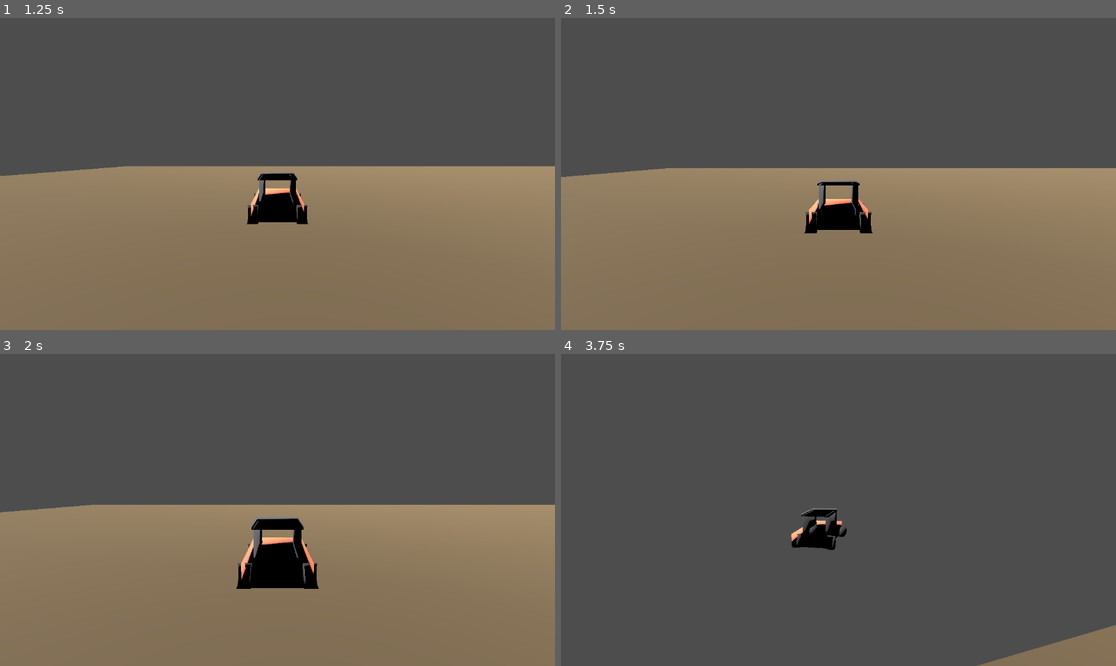
Above: before the commit, frames 1-4 (two rows, left to right).
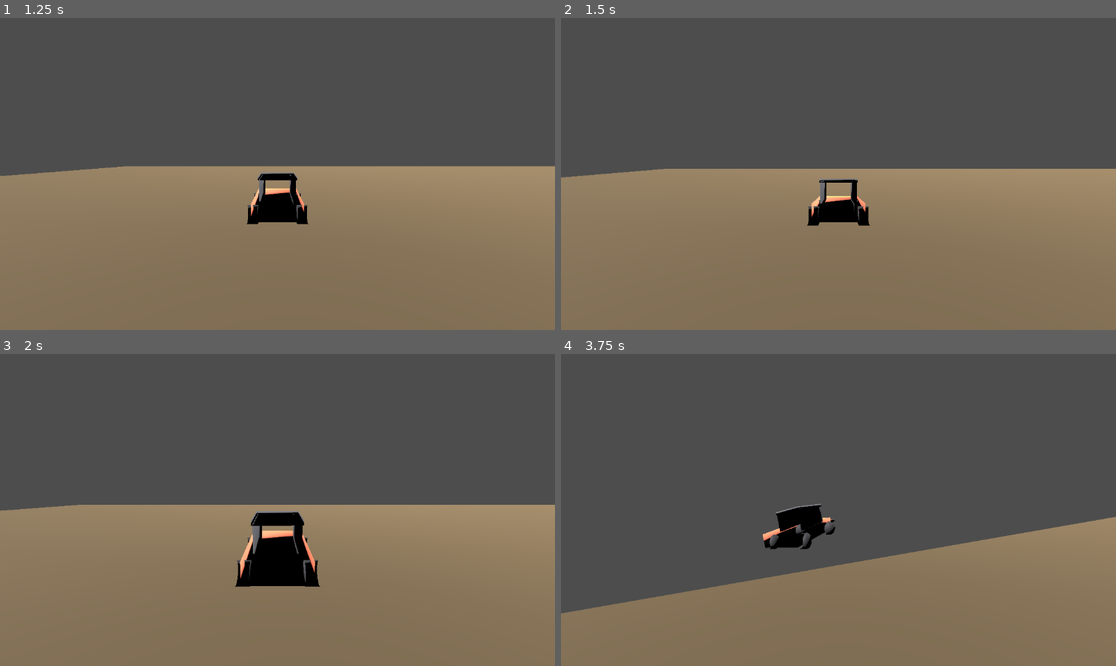
Above: after the commit, the same moments.

Repository: YotsuBotfds/trailhead
Game: Godot game, scene res://scenes/flat_plane.tscn
Same seed, same stepped clock (60 frames per second), same inputs: the game is played once before the commit and once after it.
Inputs:
- Up to frame 1 (1.25 s): hold R (self_right) from 0.53 s (still down); hold W (throttle) from 0.53 s (still down)
- Up to frame 2 (1.5 s): release R (self_right) at 1.28 s; release W (throttle) at 1.28 s; hold S (brake) from 1.28 s (still down); tap C (cam_toggle) at 1.35 s
- Up to frame 3 (2 s): keep holding S (brake); tap W (throttle) at 1.55 s
- Up to frame 4 (3.75 s): release S (brake) at 2.03 s; hold R (self_right) 2.03-2.78 s; hold W (throttle) 2.03-2.78 s; hold Up 2.78-3.53 s; tap M at 2.85 s; tap W (throttle) at 3.05 s; hold A (steer_left) from 3.53 s (still down); hold W (throttle) from 3.53 s (still down); tap N at 3.6 s

Frame 1 is identical in both runs. In frame 2, 1.0% of the frame differs, in the area x 1-100%, y 48-70%; in frame 3, 1.2%; in frame 4, 32%, in the area x 0-100%, y 47-100%.

Commit message:
Add reverse drive fixture

Diff:
--- a/autoload/game_config.gd
+++ b/autoload/game_config.gd
@@ -163,6 +163,11 @@
 var wheelie_probe_throttle: float = 1.0
 var wheelie_min_peak_pitch_deg: float = 8.0
 var wheelie_min_front_air_rear_contact_ticks: int = 6
+var reverse_probe_ticks: int = 90
+var reverse_probe_throttle: float = -0.65
+var reverse_probe_forward_epsilon: float = 0.001
+var reverse_min_ticks: int = 70
+var reverse_min_distance: float = 0.45
 var log_ramp_probe_ticks: int = 90
 var log_ramp_probe_target: Vector3 = Vector3(2.25, 0.0, -0.25)
 var log_ramp_probe_throttle: float = 0.82
--- a/project.godot
+++ b/project.godot
@@ -28,6 +28,12 @@
 "deadzone": 0.2,
 "events": []
 }
+reverse={
+"deadzone": 0.2,
+"events": [Object(InputEventKey,"resource_local_to_scene":false,"resource_name":"","device":-1,"window_id":0,"alt_pressed":false,"shift_pressed":false,"ctrl_pressed":false,"meta_pressed":false,"pressed":false,"keycode":0,"physical_keycode":83,"key_label":0,"unicode":115,"location":0,"echo":false,"script":null)
+, Object(InputEventKey,"resource_local_to_scene":false,"resource_name":"","device":-1,"window_id":0,"alt_pressed":false,"shift_pressed":false,"ctrl_pressed":false,"meta_pressed":false,"pressed":false,"keycode":4194322,"physical_keycode":0,"key_label":0,"unicode":0,"location":0,"echo":false,"script":null)
+]
+}
 steer_left={
 "deadzone": 0.2,
 "events": []
--- a/systems/render/cedar_hollow_host.gd
+++ b/systems/render/cedar_hollow_host.gd
@@ -65,6 +65,7 @@
 func _ensure_default_input_map() -> void:
 	_ensure_action(&"throttle", [KEY_W, KEY_UP])
 	_ensure_action(&"brake", [KEY_S, KEY_DOWN])
+	_ensure_action(&"reverse", [KEY_S, KEY_DOWN])
 	_ensure_action(&"steer_left", [KEY_A, KEY_LEFT])
 	_ensure_action(&"steer_right", [KEY_D, KEY_RIGHT])
 	_ensure_action(&"ebrake", [KEY_SPACE])
@@ -166,10 +167,15 @@
 
 
 func _update_vehicle_input() -> void:
-	var throttle: float = Input.get_action_strength("throttle")
-	var brake: float = Input.get_action_strength("brake")
+	var forward_throttle: float = Input.get_action_strength("throttle")
+	var reverse_throttle: float = Input.get_action_strength("reverse")
+	var brake_action: float = Input.get_action_strength("brake")
+	var throttle: float = forward_throttle - reverse_throttle
+	var brake: float = 0.0
+	if forward_throttle > 0.0 or reverse_throttle <= 0.0:
+		brake = brake_action
 	var steer: float = Input.get_action_strength("steer_right") - Input.get_action_strength("steer_left")
-	_vehicle_input.set("throttle", throttle)
+	_vehicle_input.set("throttle", clampf(throttle, -1.0, 1.0))
 	_vehicle_input.set("brake", brake)
 	_vehicle_input.set("steer", clampf(steer, -1.0, 1.0))
 	_vehicle_input.set("ebrake", Input.is_action_pressed("ebrake"))
--- a/systems/render/flat_plane_host.gd
+++ b/systems/render/flat_plane_host.gd
@@ -36,6 +36,7 @@
 func _ensure_default_input_map() -> void:
 	_ensure_action(&"throttle", [KEY_W, KEY_UP])
 	_ensure_action(&"brake", [KEY_S, KEY_DOWN])
+	_ensure_action(&"reverse", [KEY_S, KEY_DOWN])
 	_ensure_action(&"steer_left", [KEY_A, KEY_LEFT])
 	_ensure_action(&"steer_right", [KEY_D, KEY_RIGHT])
 	_ensure_action(&"ebrake", [KEY_SPACE])
@@ -104,10 +105,15 @@
 
 
 func _update_vehicle_input() -> void:
-	var throttle: float = Input.get_action_strength("throttle")
-	var brake: float = Input.get_action_strength("brake")
+	var forward_throttle: float = Input.get_action_strength("throttle")
+	var reverse_throttle: float = Input.get_action_strength("reverse")
+	var brake_action: float = Input.get_action_strength("brake")
+	var throttle: float = forward_throttle - reverse_throttle
+	var brake: float = 0.0
+	if forward_throttle > 0.0 or reverse_throttle <= 0.0:
+		brake = brake_action
 	var steer: float = Input.get_action_strength("steer_right") - Input.get_action_strength("steer_left")
-	_vehicle_input.set("throttle", throttle)
+	_vehicle_input.set("throttle", clampf(throttle, -1.0, 1.0))
 	_vehicle_input.set("brake", brake)
 	_vehicle_input.set("steer", clampf(steer, -1.0, 1.0))
 	_vehicle_input.set("ebrake", Input.is_action_pressed("ebrake"))
--- a/systems/sim/controllers/scripted_feel_controller.gd
+++ b/systems/sim/controllers/scripted_feel_controller.gd
@@ -20,6 +20,8 @@
 		_fill_ebrake_drift(input)
 	elif scenario_id == "launch_wheelie":
 		_fill_launch_wheelie(input)
+	elif scenario_id == "reverse_drive":
+		_fill_reverse_drive(input)
 	elif scenario_id == "surface_sweep":
 		_fill_surface_sweep(input)
 	elif scenario_id == "log_ramp":
@@ -61,6 +63,14 @@
 		_done = true
 
 
+func _fill_reverse_drive(input: RefCounted) -> void:
+	if _tick < GameConfig.reverse_probe_ticks:
+		input.set("throttle", GameConfig.reverse_probe_throttle)
+	else:
+		input.set("brake", GameConfig.scripted_stop_brake)
+		_done = true
+
+
 func _fill_surface_sweep(input: RefCounted) -> void:
 	if _tick < GameConfig.surface_probe_ticks:
 		input.set("throttle", GameConfig.surface_probe_throttle)
--- a/systems/sim/sim_runner.gd
+++ b/systems/sim/sim_runner.gd
@@ -48,6 +48,8 @@
 var _min_progress_window: float = 999999.0
 var _started_flipped: bool = false
 var _self_right_input_count: int = 0
+var _initial_position: Vector3 = Vector3.ZERO
+var _initial_forward: Vector3 = Vector3.FORWARD
 var _initial_heading_deg: float = 0.0
 var _self_right_heading_error_deg: float = 999999.0
 var _self_right_heading_captured: bool = false
@@ -59,6 +61,9 @@
 var _max_speed: float = 0.0
 var _previous_speed: float = 0.0
 var _ebrake_ticks: int = 0
+var _reverse_ticks: int = 0
+var _min_initial_forward_displacement: float = 999999.0
+var _max_reverse_distance: float = 0.0
 var _front_air_rear_contact_ticks: int = 0
 var _surface_event_count: int = 0
 var _landmark_event_count: int = 0
@@ -134,7 +139,10 @@
 	_vehicle.call("reset_to", _spawn_transform(_spawn_id))
 	var initial_state: RefCounted = _vehicle.call("get_state")
 	_started_flipped = bool(initial_state.get("is_flipped"))
-	_initial_heading_deg = _heading_deg(initial_state.get("basis"))
+	var initial_basis: Basis = initial_state.get("basis")
+	_initial_position = initial_state.get("position")
+	_initial_forward = _horizontal_forward(initial_basis)
+	_initial_heading_deg = _heading_deg(initial_basis)
 	_controller = _make_controller(_controller_id)
 	if _controller == null:
 		if _controller_config_error != "":
@@ -293,11 +301,13 @@
 	var speed_delta: float = speed - _previous_speed
 	var slip_angle_deg: float = _slip_angle_deg(state_basis, state_velocity)
 	var yaw_rate: float = state_angular_velocity.dot(Vector3.UP)
+	var input_throttle: float = float(input.get("throttle"))
 	var wheel_contact: Array = state.get("wheel_contact")
 	var wheel_surface: Array = state.get("wheel_surface")
 	var surface_id: StringName = _dominant_surface_from_array(wheel_surface)
 	var front_contact_count: int = _contact_count(wheel_contact, 0, 2)
 	var rear_contact_count: int = _contact_count(wheel_contact, 2, 4)
+	var initial_forward_displacement: float = (state_position - _initial_position).dot(_initial_forward)
 	var row: Dictionary = {
 		"tick": _tick,
 		"position": _vec3_to_array(state_position),
@@ -308,6 +318,7 @@
 		"roll_deg": roll_deg,
 		"speed": speed,
 		"speed_delta": speed_delta,
+		"initial_forward_displacement": initial_forward_displacement,
 		"slip_angle_deg": slip_angle_deg,
 		"wheel_contact_count": front_contact_count + rear_contact_count,
 		"front_contact_count": front_contact_count,
@@ -318,7 +329,7 @@
 		"on_ground": bool(state.get("on_ground")),
 		"is_flipped": bool(state.get("is_flipped")),
 		"input": {
-			"throttle": float(input.get("throttle")),
+			"throttle": input_throttle,
 			"steer": float(input.get("steer")),
 			"brake": float(input.get("brake")),
 			"ebrake": bool(input.get("ebrake")),
@@ -333,6 +344,10 @@
 		_self_right_heading_captured = true
 	if bool(input.get("ebrake")):
 		_ebrake_ticks += 1
+	if input_throttle < 0.0:
+		_reverse_ticks += 1
+	_min_initial_forward_displacement = minf(_min_initial_forward_displacement, initial_forward_displacement)
+	_max_reverse_distance = maxf(_max_reverse_distance, -initial_forward_displacement)
 	if front_contact_count == 0 and rear_contact_count > 0:
 		_front_air_rear_contact_ticks += 1
 	_max_abs_slip_angle_deg = maxf(_max_abs_slip_angle_deg, absf(slip_angle_deg))
@@ -480,6 +495,9 @@
 			"max_abs_yaw_rate": _max_abs_yaw_rate,
 			"max_speed": _max_speed,
 			"ebrake_ticks": _ebrake_ticks,
+			"reverse_ticks": _reverse_ticks,
+			"min_initial_forward_displacement": _min_initial_forward_displacement if _min_initial_forward_displacement < 999998.0 else null,
+			"max_reverse_distance": _max_reverse_distance,
 			"front_air_rear_contact_ticks": _front_air_rear_contact_ticks,
 			"surface_event_count": _surface_event_count,
 			"last_surface_event": String(_last_surface_event),
@@ -566,6 +584,8 @@
 		return _max_abs_slip_angle_deg >= GameConfig.drift_min_peak_slip_angle_deg and _max_abs_yaw_rate >= GameConfig.drift_min_yaw_rate and _ebrake_ticks >= GameConfig.drift_min_ebrake_ticks and _max_speed >= GameConfig.drift_min_speed
 	if _scenario_id == "launch_wheelie":
 		return _max_pitch_deg >= GameConfig.wheelie_min_peak_pitch_deg and _front_air_rear_contact_ticks >= GameConfig.wheelie_min_front_air_rear_contact_ticks and _max_flipped_ticks_seen == 0
+	if _scenario_id == "reverse_drive":
+		return _reverse_ticks >= GameConfig.reverse_min_ticks and _max_reverse_distance >= GameConfig.reverse_min_distance
 	if _scenario_id == "surface_sweep":
 		return _surface_sweep_predicate_passed()
 	if _scenario_id == "log_ramp":
@@ -626,12 +646,16 @@
 	return rad_to_deg(forward_flat.angle_to(velocity_flat)) * sign
 
 
-func _heading_deg(basis: Basis) -> float:
+func _horizontal_forward(basis: Basis) -> Vector3:
 	var forward: Vector3 = -basis.z
 	forward.y = 0.0
-	if forward.length() <= 0.001:
-		return 0.0
-	forward = forward.normalized()
+	if forward.length() <= GameConfig.reverse_probe_forward_epsilon:
+		return Vector3.FORWARD
+	return forward.normalized()
+
+
+func _heading_deg(basis: Basis) -> float:
+	var forward: Vector3 = _horizontal_forward(basis)
 	return rad_to_deg(atan2(forward.x, -forward.z))
 
 
--- a/tools/cedar_visual_inspector.gd
+++ b/tools/cedar_visual_inspector.gd
@@ -221,6 +221,7 @@
 		_inspect_hud_defaults(hud)
 	_inspect_render_toggles(_scene_root, chase_camera, orbit_camera, fpv_camera, world_environment, sun, hud)
 	_inspect_input_map()
+	_inspect_reverse_input_output(_scene_root, "Cedar host")
 	_finish()
 
 
@@ -893,6 +894,7 @@
 func _inspect_input_map() -> void:
 	_require_input_action_keys(&"throttle", [KEY_W, KEY_UP])
 	_require_input_action_keys(&"brake", [KEY_S, KEY_DOWN])
+	_require_input_action_keys(&"reverse", [KEY_S, KEY_DOWN])
 	_require_input_action_keys(&"steer_left", [KEY_A, KEY_LEFT])
 	_require_input_action_keys(&"steer_right", [KEY_D, KEY_RIGHT])
 	_require_input_action_keys(&"ebrake", [KEY_SPACE])
@@ -911,10 +913,46 @@
 	for event in InputMap.action_get_events(action_string):
 		var key_event: InputEventKey = event as InputEventKey
 		if key_event != null:
-			observed_keycodes.append(key_event.physical_keycode)
+			if key_event.physical_keycode != 0:
+				observed_keycodes.append(key_event.physical_keycode)
+			if key_event.keycode != 0:
+				observed_keycodes.append(key_event.keycode)
 	for keycode in expected_keycodes:
 		if not observed_keycodes.has(keycode):
 			_errors.append("InputMap action " + action_string + " missing keycode " + str(keycode))
+
+
+func _inspect_reverse_input_output(host: Node, context: String) -> void:
+	if host == null:
+		return
+	var vehicle_input: RefCounted = host.get("_vehicle_input") as RefCounted
+	if vehicle_input == null:
+		_errors.append(context + " should expose vehicle input for reverse inspection")
+		return
+	Input.action_press(&"brake", 1.0)
+	Input.action_press(&"reverse", 1.0)
+	host.call("_update_vehicle_input")
+	var reverse_throttle: float = float(vehicle_input.get("throttle"))
+	var reverse_brake: float = float(vehicle_input.get("brake"))
+	Input.action_release(&"reverse")
+	Input.action_release(&"brake")
+	if reverse_throttle >= -0.99:
+		_errors.append(context + " reverse action should produce negative throttle, got " + str(reverse_throttle))
+	if reverse_brake > FLOAT_EPSILON:
+		_errors.append(context + " should not apply brake damping during pure reverse, got " + str(reverse_brake))
+	Input.action_press(&"throttle", 1.0)
+	Input.action_press(&"brake", 1.0)
+	Input.action_press(&"reverse", 1.0)
+	host.call("_update_vehicle_input")
+	var opposed_throttle: float = float(vehicle_input.get("throttle"))
+	var opposed_brake: float = float(vehicle_input.get("brake"))
+	Input.action_release(&"reverse")
+	Input.action_release(&"brake")
+	Input.action_release(&"throttle")
+	if absf(opposed_throttle) > FLOAT_EPSILON:
+		_errors.append(context + " opposed forward/reverse should neutralize throttle, got " + str(opposed_throttle))
+	if opposed_brake < 0.99:
+		_errors.append(context + " opposed forward/reverse should apply brake, got " + str(opposed_brake))
 
 
 func _inspect_hud_defaults(hud: Node) -> void:
--- a/tools/flat_visual_inspector.gd
+++ b/tools/flat_visual_inspector.gd
@@ -26,6 +26,7 @@
 	var chase_camera: Camera3D = _require_node(_scene_root, "ChaseCamera") as Camera3D
 	_inspect_chase_camera(vehicle, chase_camera)
 	_inspect_input_map()
+	_inspect_reverse_input_output(_scene_root, "flat host")
 	_require_node(_scene_root, "SurfaceMap")
 	_require_node(_scene_root, "Sun")
 	_finish()
@@ -133,6 +134,7 @@
 func _inspect_input_map() -> void:
 	_require_input_action_keys(&"throttle", [KEY_W, KEY_UP])
 	_require_input_action_keys(&"brake", [KEY_S, KEY_DOWN])
+	_require_input_action_keys(&"reverse", [KEY_S, KEY_DOWN])
 	_require_input_action_keys(&"steer_left", [KEY_A, KEY_LEFT])
 	_require_input_action_keys(&"steer_right", [KEY_D, KEY_RIGHT])
 	_require_input_action_keys(&"ebrake", [KEY_SPACE])
@@ -149,10 +151,46 @@
 	for event in InputMap.action_get_events(action_string):
 		var key_event: InputEventKey = event as InputEventKey
 		if key_event != null:
-			observed_keycodes.append(key_event.physical_keycode)
+			if key_event.physical_keycode != 0:
+				observed_keycodes.append(key_event.physical_keycode)
+			if key_event.keycode != 0:
+				observed_keycodes.append(key_event.keycode)
 	for keycode in expected_keycodes:
 		if not observed_keycodes.has(keycode):
 			_errors.append("InputMap action " + action_string + " missing keycode " + str(keycode))
+
+
+func _inspect_reverse_input_output(host: Node, context: String) -> void:
+	if host == null:
+		return
+	var vehicle_input: RefCounted = host.get("_vehicle_input") as RefCounted
+	if vehicle_input == null:
+		_errors.append(context + " should expose vehicle input for reverse inspection")
+		return
+	Input.action_press(&"brake", 1.0)
+	Input.action_press(&"reverse", 1.0)
+	host.call("_update_vehicle_input")
+	var reverse_throttle: float = float(vehicle_input.get("throttle"))
+	var reverse_brake: float = float(vehicle_input.get("brake"))
+	Input.action_release(&"reverse")
+	Input.action_release(&"brake")
+	if reverse_throttle >= -0.99:
+		_errors.append(context + " reverse action should produce negative throttle, got " + str(reverse_throttle))
+	if reverse_brake > FLOAT_EPSILON:
+		_errors.append(context + " should not apply brake damping during pure reverse, got " + str(reverse_brake))
+	Input.action_press(&"throttle", 1.0)
+	Input.action_press(&"brake", 1.0)
+	Input.action_press(&"reverse", 1.0)
+	host.call("_update_vehicle_input")
+	var opposed_throttle: float = float(vehicle_input.get("throttle"))
+	var opposed_brake: float = float(vehicle_input.get("brake"))
+	Input.action_release(&"reverse")
+	Input.action_release(&"brake")
+	Input.action_release(&"throttle")
+	if absf(opposed_throttle) > FLOAT_EPSILON:
+		_errors.append(context + " opposed forward/reverse should neutralize throttle, got " + str(opposed_throttle))
+	if opposed_brake < 0.99:
+		_errors.append(context + " opposed forward/reverse should apply brake, got " + str(opposed_brake))
 
 
 func _require_node(parent: Node, path: String) -> Node:
Not shown, changed: tools/run_headless_suite.sh
